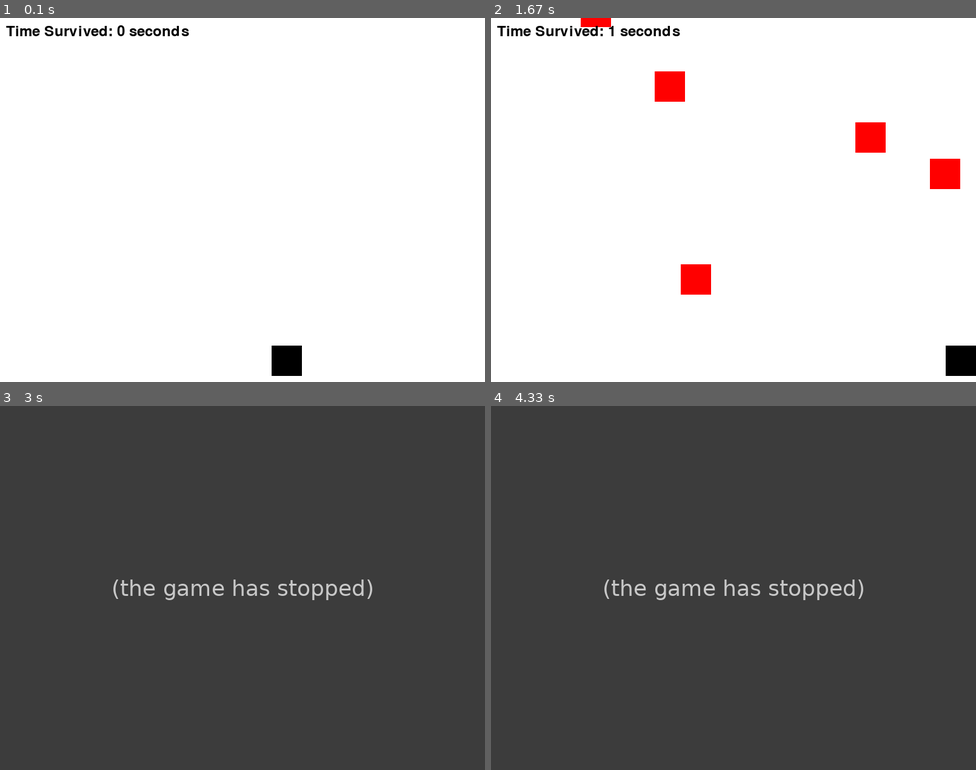
Above: before the commit, frames 1-4 (two rows, left to right).
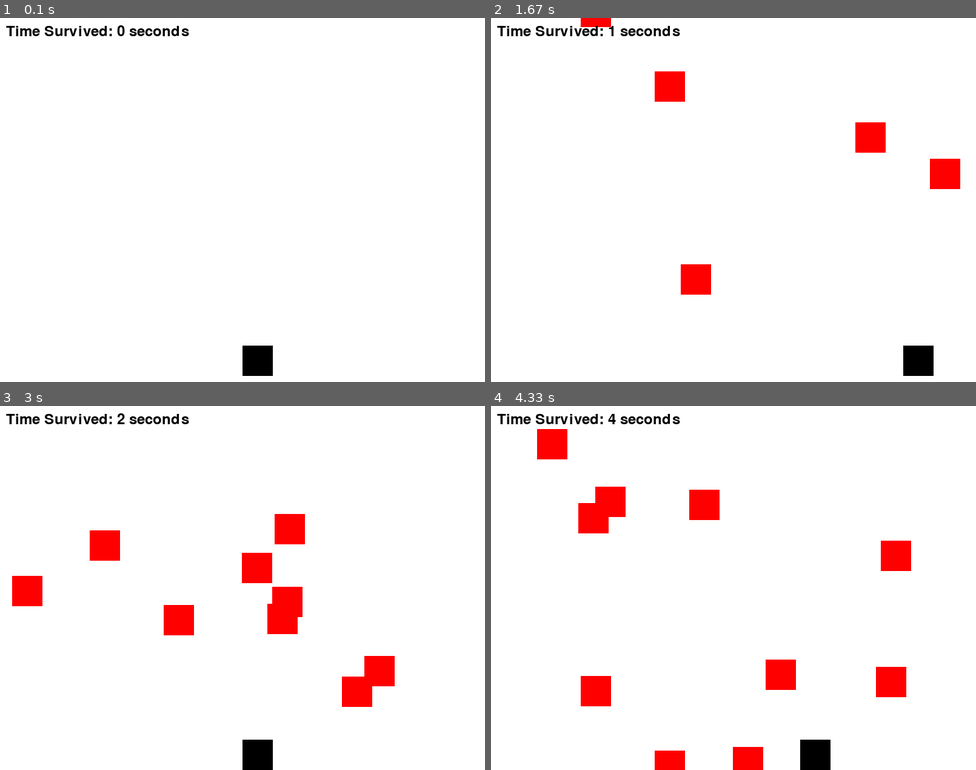
Above: after the commit, the same moments.

Repository: Truexbanan/pygame-pytorch-ML
Game: pygame game, started from game.py
Two runs of this game, one before a commit and one after it. Both use one fixed random seed, a clock stepped at 60 frames per second and the inputs below.
Inputs:
- Up to frame 1 (0.1 s): no input
- Up to frame 2 (1.67 s): hold D 0.33-0.8 s; hold D 1.17-1.63 s
- Up to frame 3 (3 s): hold A 1.67-2.2 s; hold S 2.23-2.53 s; hold A 2.57-2.97 s
- Up to frame 4 (4.33 s): hold D 3-3.37 s; hold S from 4.07 s (still down)

The runs differ from the first frame. In frame 1, 1.0% of the frame differs, in the area x 50-63%, y 90-99%; in frame 2, 1.0%; in frame 3, 100%, in the area x 0-100%, y 0-100%; in frame 4, 100%.
Before the commit the program exited at 2.4 s; later frames show no game.

Commit message:
wasd update instead of "space"

Diff:
--- a/game.py
+++ b/game.py
@@ -10,7 +10,7 @@
 SCREEN_WIDTH, SCREEN_HEIGHT = 800, 600
 PLAYER_WIDTH, PLAYER_HEIGHT = 50, 50
 OBJECT_WIDTH, OBJECT_HEIGHT = 50, 50
-PLAYER_SPEED = 8
+PLAYER_SPEED = 5
 OBJECT_MIN_SPEED, OBJECT_MAX_SPEED = 3, 10
 WHITE = (255, 255, 255)
 BLACK = (0, 0, 0)
@@ -26,12 +26,14 @@
         self.speed = PLAYER_SPEED
         self.direction = 1  # 1 for right, -1 for left
 
+    def move(self, x_change, y_change):
+        self.x += x_change
+        self.y += y_change
+        self.x = max(0, min(SCREEN_WIDTH - self.width, self.x))
+        self.y = max(0, min(SCREEN_HEIGHT - self.height, self.y))
+
     def change_direction(self):
         self.direction *= -1
-
-    def move(self):
-        self.x += self.direction * self.speed
-        self.x = max(0, min(SCREEN_WIDTH - self.width, self.x))
 
     def draw(self, screen):
         pygame.draw.rect(screen, BLACK, [self.x, self.y, self.width, self.height])
@@ -69,20 +71,34 @@
     # Game loop
     running = True
     clock = pygame.time.Clock()
+    x_change = 0
+    y_change = 0
+
 
     while running:
         screen.fill(WHITE)
 
-        # Event handling
         for event in pygame.event.get():
             if event.type == pygame.QUIT:
                 running = False
             elif event.type == pygame.KEYDOWN:
-                if event.key == pygame.K_SPACE:
-                    player.change_direction()
+                if event.key == pygame.K_a:  # Left
+                    x_change = -PLAYER_SPEED
+                elif event.key == pygame.K_d:  # Right
+                    x_change = PLAYER_SPEED
+                elif event.key == pygame.K_w:  # Up
+                    y_change = -PLAYER_SPEED
+                elif event.key == pygame.K_s:  # Down
+                    y_change = PLAYER_SPEED
+            elif event.type == pygame.KEYUP:
+                if event.key in [pygame.K_a, pygame.K_d]:
+                    x_change = 0
+                if event.key in [pygame.K_w, pygame.K_s]:
+                    y_change = 0
 
         # Update player position
-        player.move()
+        player.move(x_change, y_change)
+
 
         # Update objects
         for obj in objects:
